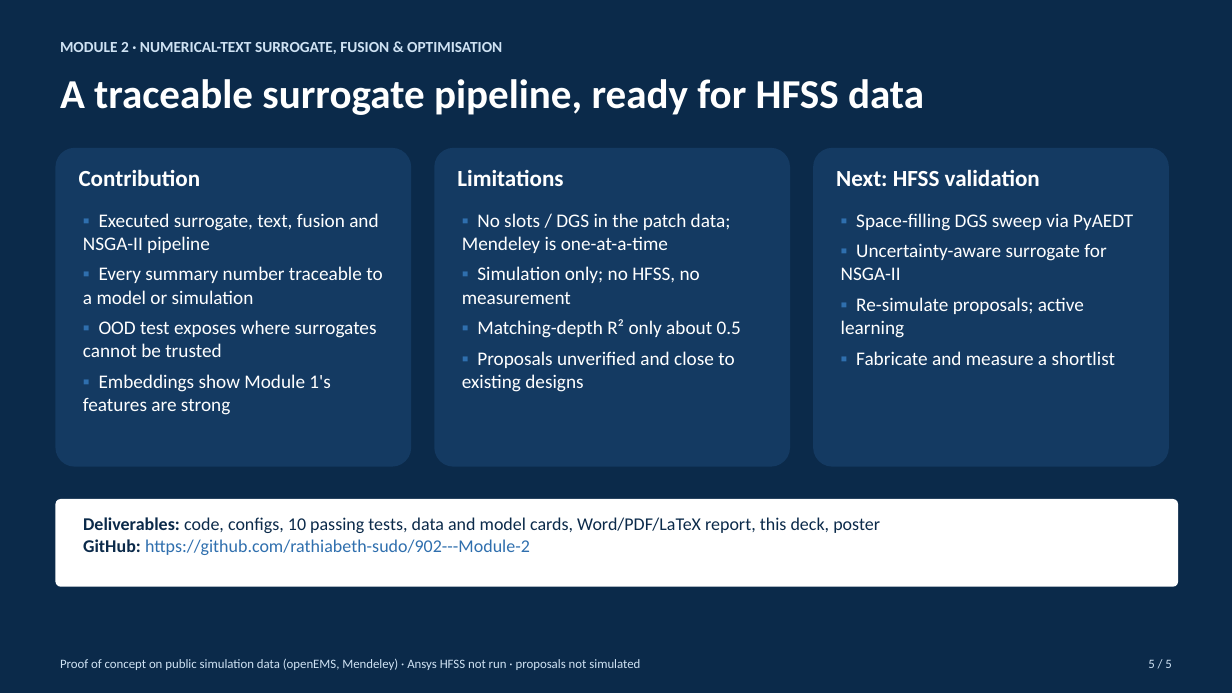
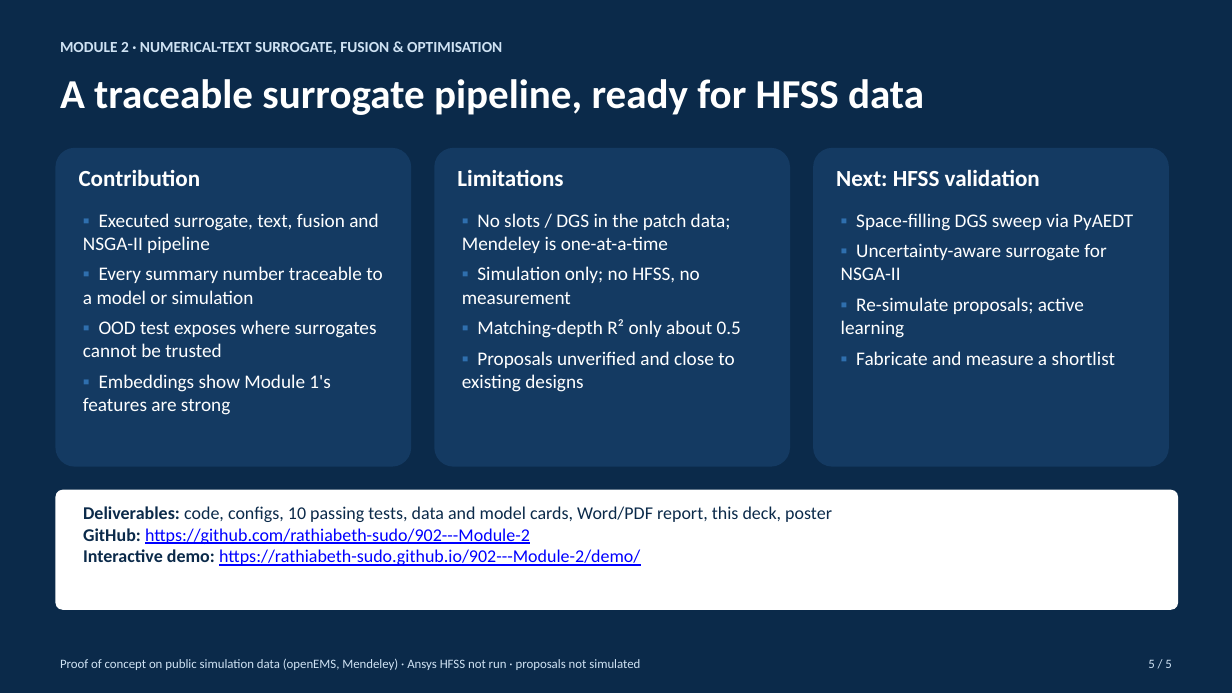
Before and after one commit to rathiabeth-sudo/902---Module-2, a slide deck: slide 5 of presentations/module2_presentation.pptx. Drawn at 1232x693 pixels with LibreOffice and Linux fonts; fonts in the diff are those of the drawing. Boxes give left, top, right and bottom in pixels: in the first picture for what was removed or moved away, otherwise in the second. Text is boxed around its words. In the diff, an @@ line names an element or a change of style, - is before the commit and + after.

```diff
--- a/presentations/module2_presentation.pptx
+++ b/presentations/module2_presentation.pptx
@@ rounded rectangle: place and size @@
-rounded rectangle at box(55, 499, 1178, 587)
+rounded rectangle at box(55, 490, 1178, 610)
@@ text "Deliverables: code, configs, 10 passing ...": place and size @@
-text "Deliverables: code, configs, 10 passing ..." at box(83, 517, 880, 555)
+text "Deliverables: code, configs, 10 passing ..." at box(83, 506, 832, 566)
@@ text at box(83, 506, 832, 522): text changed @@
-Deliverables: code, configs, 10 passing tests, data and model cards, Word/PDF/LaTeX report, this deck, poster
+Deliverables: code, configs, 10 passing tests, data and model cards, Word/PDF report, this deck, poster
@@ text at box(83, 528, 530, 544): text colour #2F6FAE to #0000FF, underline on in "https://github.com/rathiabeth-sudo/902---Module-2" @@
@@ text at box(83, 549, 640, 566): paragraph added @@
+Interactive demo: https://rathiabeth-sudo.github.io/902---Module-2/demo/
```
Also in this commit, not shown: 14 other files.
